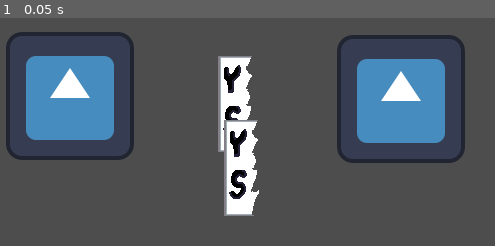
Above: before the commit, frame 1.
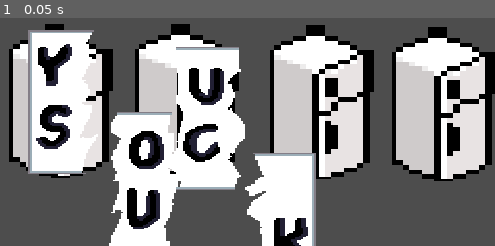
Above: after the commit, the same moment.

Repository: AryanMashruwala/MonkeyBusiness
Game: Godot game, scene res://scenes/puzzles/ShredderPuzzle.tscn
Same seed, same stepped clock (60 frames per second), same inputs: the game is played once before the commit and once after it. This scene is started directly instead of the project's main scene. The engine's default icon, where the game draws it, is replaced by a stand-in: a white triangle on a blue panel in a dark square.
Inputs:
- Up to frame 1 (0.05 s): no input

The runs differ from the first frame. In frame 1, 62% of the frame differs, in the area x 1-100%, y 2-100%.

Commit message:
shredding puzzle done

Diff:
--- a/monkeybusinessgame/scenes/puzzles/ShredderPuzzle.tscn
+++ b/monkeybusinessgame/scenes/puzzles/ShredderPuzzle.tscn
@@ -1,49 +1,126 @@
-[gd_scene load_steps=6 format=3 uid="uid://degr1eph1luvr"]
+[gd_scene load_steps=7 format=3 uid="uid://degr1eph1luvr"]
 
 [ext_resource type="Script" path="res://scenes/puzzles/shredder_puzzle.gd" id="1_88jm6"]
 [ext_resource type="PackedScene" uid="uid://bkmqw60fdci2u" path="res://scenes/puzzles/paper_piece.tscn" id="1_g6b6l"]
-[ext_resource type="Texture2D" uid="uid://babmrr250hhvy" path="res://icon.svg" id="2_qtfpp"]
 [ext_resource type="Script" path="res://scenes/puzzles/slots.gd" id="2_x6je0"]
+[ext_resource type="Texture2D" uid="uid://c01ochcmqth5j" path="res://art_assets/office_art.png" id="3_2utik"]
+[ext_resource type="Texture2D" uid="uid://70ywyetcscus" path="res://art_assets/word_puzzle.png" id="3_rdw7a"]
 
 [sub_resource type="RectangleShape2D" id="RectangleShape2D_kmkey"]
-size = Vector2(153, 188)
+size = Vector2(114, 170.5)
 
 [node name="Node2D" type="Node2D"]
 script = ExtResource("1_88jm6")
-
-[node name="paperPiece1" parent="." instance=ExtResource("1_g6b6l")]
-position = Vector2(253, 114)
 
 [node name="Slot1" type="Area2D" parent="."]
 position = Vector2(18, 21)
 script = ExtResource("2_x6je0")
 
-[node name="Sprite2D" type="Sprite2D" parent="Slot1"]
-position = Vector2(69, 85)
-texture = ExtResource("2_qtfpp")
-
 [node name="CollisionShape2D" type="CollisionShape2D" parent="Slot1"]
-position = Vector2(66.5, 84)
+position = Vector2(60, 90)
 shape = SubResource("RectangleShape2D_kmkey")
 
-[node name="paperPiece2" parent="." instance=ExtResource("1_g6b6l")]
-position = Vector2(259, 178)
+[node name="Sprite2D" type="Sprite2D" parent="Slot1"]
+position = Vector2(60, 90)
+scale = Vector2(6.34375, 4.70312)
+texture = ExtResource("3_2utik")
+region_enabled = true
+region_rect = Rect2(48.3274, -1.26043, 16.3649, 32.5782)
 
 [node name="Slot2" type="Area2D" parent="."]
-position = Vector2(349, 24)
+position = Vector2(348, 23)
 script = ExtResource("2_x6je0")
 
-[node name="Sprite2D" type="Sprite2D" parent="Slot2"]
-position = Vector2(69, 85)
-texture = ExtResource("2_qtfpp")
-
 [node name="CollisionShape2D" type="CollisionShape2D" parent="Slot2"]
-position = Vector2(66.5, 84)
+position = Vector2(-141, 88)
 shape = SubResource("RectangleShape2D_kmkey")
 
+[node name="Sprite2D" type="Sprite2D" parent="Slot2"]
+position = Vector2(-144, 88)
+scale = Vector2(6.34375, 4.70312)
+texture = ExtResource("3_2utik")
+region_enabled = true
+region_rect = Rect2(48.3274, -1.26043, 16.3649, 32.5782)
+
+[node name="Slot3" type="Area2D" parent="."]
+position = Vector2(387, 23)
+script = ExtResource("2_x6je0")
+
+[node name="CollisionShape2D" type="CollisionShape2D" parent="Slot3"]
+position = Vector2(-51, 91)
+shape = SubResource("RectangleShape2D_kmkey")
+
+[node name="Sprite2D" type="Sprite2D" parent="Slot3"]
+position = Vector2(-48, 89)
+scale = Vector2(6.34375, 4.70312)
+texture = ExtResource("3_2utik")
+region_enabled = true
+region_rect = Rect2(48.3274, -1.26043, 16.3649, 32.5782)
+
+[node name="Slot4" type="Area2D" parent="."]
+position = Vector2(426, 23)
+script = ExtResource("2_x6je0")
+
+[node name="CollisionShape2D" type="CollisionShape2D" parent="Slot4"]
+position = Vector2(35, 90)
+shape = SubResource("RectangleShape2D_kmkey")
+
+[node name="Sprite2D" type="Sprite2D" parent="Slot4"]
+position = Vector2(35, 91)
+scale = Vector2(6.34375, 4.70312)
+texture = ExtResource("3_2utik")
+region_enabled = true
+region_rect = Rect2(48.3274, -1.26043, 16.3649, 32.5782)
+
+[node name="paperPiece1" parent="." instance=ExtResource("1_g6b6l")]
+position = Vector2(61, 87)
+
+[node name="Sprite2D" type="Sprite2D" parent="paperPiece1"]
+position = Vector2(19.125, 25.25)
+scale = Vector2(1.99286, 1.49479)
+texture = ExtResource("3_rdw7a")
+region_enabled = true
+region_rect = Rect2(0, 0, 35, 96)
+
+[node name="paperPiece2" parent="." instance=ExtResource("1_g6b6l")]
+position = Vector2(141, 170)
+
+[node name="Sprite2D" type="Sprite2D" parent="paperPiece2"]
+position = Vector2(20.5, 22.5)
+scale = Vector2(1.97222, 1.46875)
+texture = ExtResource("3_rdw7a")
+region_enabled = true
+region_rect = Rect2(48, 0, 36, 96)
+
+[node name="paperPiece3" parent="." instance=ExtResource("1_g6b6l")]
+position = Vector2(203, 106)
+
+[node name="Sprite2D" type="Sprite2D" parent="paperPiece3"]
+position = Vector2(20.5, 22.5)
+scale = Vector2(1.925, 1.48958)
+texture = ExtResource("3_rdw7a")
+region_enabled = true
+region_rect = Rect2(96, 0, 40, 96)
+
+[node name="paperPiece4" parent="." instance=ExtResource("1_g6b6l")]
+position = Vector2(279, 213)
+
+[node name="Sprite2D" type="Sprite2D" parent="paperPiece4"]
+position = Vector2(18.5, 21)
+scale = Vector2(2.08824, 1.47917)
+texture = ExtResource("3_rdw7a")
+region_enabled = true
+region_rect = Rect2(144, 0, 34, 96)
+
+[connection signal="area_entered" from="Slot1" to="Slot1" method="_on_area_entered"]
 [connection signal="area_entered" from="Slot1" to="paperPiece1" method="_on_slot_1_area_entered"]
-[connection signal="area_entered" from="Slot1" to="Slot1" method="_on_area_entered"]
 [connection signal="area_exited" from="Slot1" to="Slot1" method="_on_area_exited"]
+[connection signal="area_entered" from="Slot2" to="Slot2" method="_on_area_entered"]
 [connection signal="area_entered" from="Slot2" to="paperPiece1" method="_on_slot_1_area_entered"]
-[connection signal="area_entered" from="Slot2" to="Slot2" method="_on_area_entered"]
 [connection signal="area_exited" from="Slot2" to="Slot2" method="_on_area_exited"]
+[connection signal="area_entered" from="Slot3" to="Slot3" method="_on_area_entered"]
+[connection signal="area_entered" from="Slot3" to="paperPiece1" method="_on_slot_1_area_entered"]
+[connection signal="area_exited" from="Slot3" to="Slot3" method="_on_area_exited"]
+[connection signal="area_entered" from="Slot4" to="Slot4" method="_on_area_entered"]
+[connection signal="area_entered" from="Slot4" to="paperPiece1" method="_on_slot_1_area_entered"]
+[connection signal="area_exited" from="Slot4" to="Slot4" method="_on_area_exited"]
--- a/monkeybusinessgame/scenes/puzzles/paper_piece.tscn
+++ b/monkeybusinessgame/scenes/puzzles/paper_piece.tscn
@@ -1,21 +1,15 @@
-[gd_scene load_steps=4 format=3 uid="uid://bkmqw60fdci2u"]
+[gd_scene load_steps=3 format=3 uid="uid://bkmqw60fdci2u"]
 
 [ext_resource type="Script" path="res://scenes/puzzles/puzzle_piece.gd" id="1_lko0t"]
-[ext_resource type="Texture2D" uid="uid://70ywyetcscus" path="res://art_assets/word_puzzle.png" id="2_apdlq"]
 
 [sub_resource type="RectangleShape2D" id="RectangleShape2D_q54gl"]
-size = Vector2(43, 98)
+size = Vector2(72, 144)
 
 [node name="paperPiece" type="Area2D"]
 script = ExtResource("1_lko0t")
 
 [node name="CollisionShape2D" type="CollisionShape2D" parent="."]
-position = Vector2(0.5, -1)
+position = Vector2(19, 22)
 shape = SubResource("RectangleShape2D_q54gl")
 
-[node name="Sprite2D" type="Sprite2D" parent="."]
-texture = ExtResource("2_apdlq")
-region_enabled = true
-region_rect = Rect2(0, 0, 35, 96)
-
 [connection signal="input_event" from="." to="." method="_on_input_event"]
--- a/monkeybusinessgame/scenes/puzzles/shredder_puzzle.gd
+++ b/monkeybusinessgame/scenes/puzzles/shredder_puzzle.gd
@@ -3,7 +3,9 @@
 # Dictionary that defines correct puzzle-to-slot matches
 var correct_slots = {
 	"paperPiece1": "Slot1",
-	"paperPiece2": "Slot2"
+	"paperPiece2": "Slot2",
+	"paperPiece3": "Slot3",
+	"paperPiece4": "Slot4"
 }
 
 # Dictionary to track placed pieces
@@ -11,16 +13,18 @@
 
 func mark_piece_placed(piece_name: String, slot_name: String):
 	#print("IMMMMMMMMMM")
-	print(correct_slots.get(piece_name), slot_name)
+	#print(correct_slots.get(piece_name), slot_name)
 	if correct_slots.get(piece_name) == slot_name:
 		#print("is this called????")
 		placed_pieces[piece_name] = true
+		print(placed_pieces)
 		print("✅", piece_name, "correctly placed in", slot_name)
 	check_puzzle_solved()
 
 func mark_piece_removed(piece_name: String, slot_name: String):
-	if placed_pieces.has(piece_name):
+	if placed_pieces.has(piece_name) and slot_name == correct_slots[piece_name]:
 		placed_pieces.erase(piece_name)
+		print(placed_pieces)
 		print("❌", piece_name, "removed from", slot_name)
 
 func check_puzzle_solved():
--- a/monkeybusinessgame/scenes/puzzles/slots.gd
+++ b/monkeybusinessgame/scenes/puzzles/slots.gd
@@ -10,16 +10,16 @@
 var placed_pieces = {}
 
 func _on_area_entered(area: Area2D) -> void:
-	print("_on_area_entered area ", area.name)
-	print("_on_area_entered self ", self.name)
+	#print("_on_area_entered area ", area.name)
+	#print("_on_area_entered self ", self.name)
 	# Get the parent Node2D and call `mark_piece_placed`
 	var puzzle_manager = get_parent()  # This finds `PuzzleManager.gd`
 	if puzzle_manager.has_method("mark_piece_placed"):
 		puzzle_manager.mark_piece_placed(area.name, self.name)
 
 func _on_area_exited(area: Area2D) -> void:
-	print("_on_area_exited area:", area.name)
-	print("_on_area_exited self:", self.name)
+	#print("_on_area_exited area:", area.name)
+	#print("_on_area_exited self:", self.name)
 	var puzzle_manager = get_parent()
 	if puzzle_manager.has_method("mark_piece_removed"):
 		puzzle_manager.mark_piece_removed(area.name, self.name)
